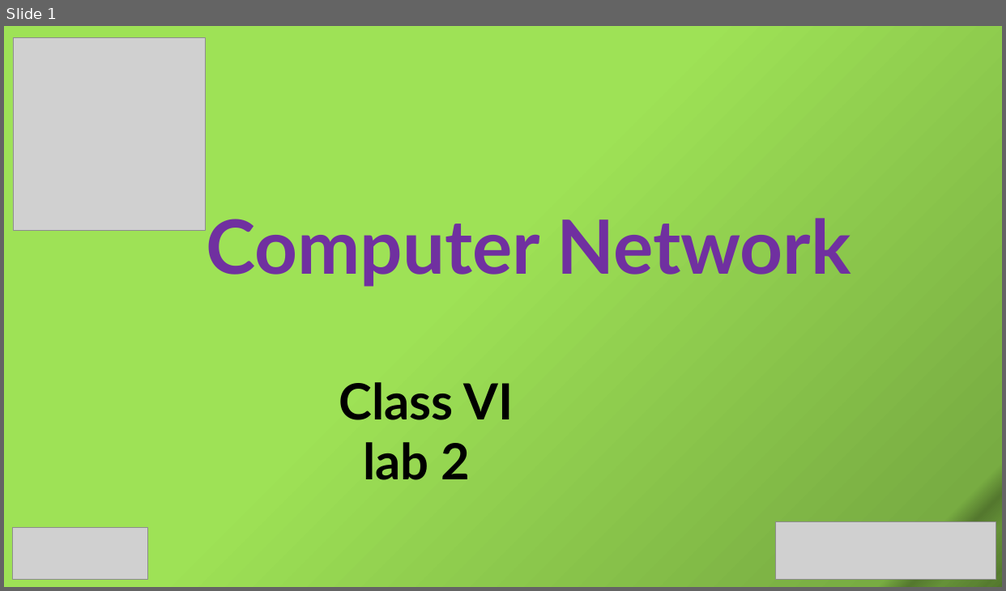
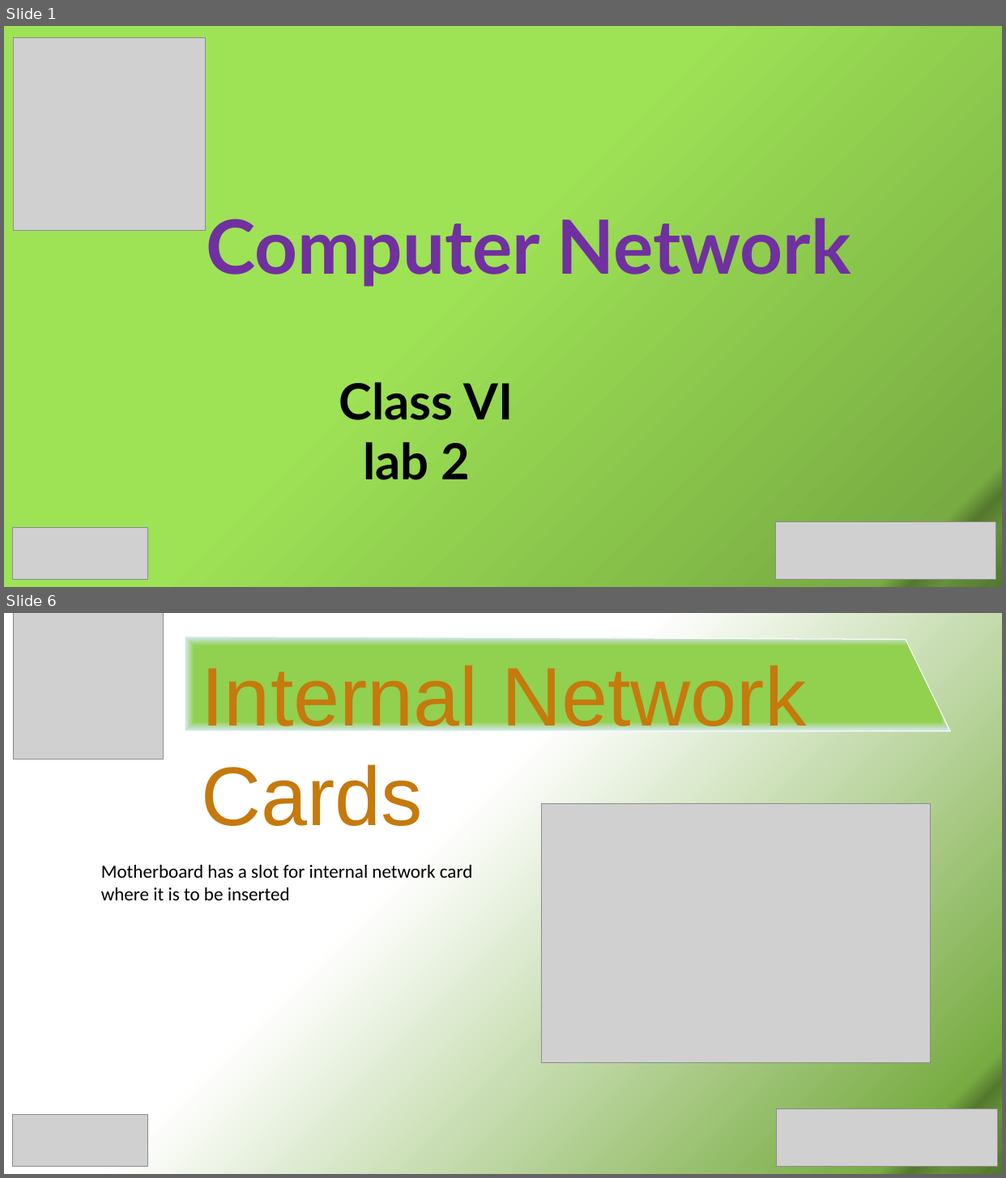
Before and after one commit to SabitDeepto/IIDP, a slide deck: class 6/networking (Lab 1 - 6)/Network 2/2. Presentation/2.pptx. Shown one above the other, each under a label of ours: slide 1 before the commit, slides 1 and 6 after it; the slides between them are not shown. The pictures are 1006x591 and 1006x1178 pixels, drawn with LibreOffice and Linux fonts; fonts in the diff are those of the drawing; grey boxes stand for pictures. Boxes give left, top, right and bottom in pixels: in the first picture for what was removed or moved away, otherwise in the second. Text is boxed around its words. In the diff, an @@ line names an element or a change of style, - is before the commit and + after.

```diff
--- a/class 6/networking (Lab 1 - 6)/Network 2/2. Presentation/2.pptx
+++ b/class 6/networking (Lab 1 - 6)/Network 2/2. Presentation/2.pptx
@@ slide 6 added at (x1=4, y1=613, x2=1002, y2=1174), background gradient #FFFFFF to #78AC42 to #54782E to #659138 to #5C8433 to #557A2F to #577D30 to #52762D @@
@@ picture added at (x1=13, y1=613, x2=164, y2=759) @@
@@ freeform shape added at (x1=185, y1=636, x2=950, y2=731), fill gradient #92D050 to #D8E9FA, outline #FFFFFF 1 pt @@
@@ text added at (x1=202, y1=666, x2=806, y2=826), 80 pt, text #C6790C @@
+Internal Network Cards
@@ picture added at (x1=542, y1=804, x2=930, y2=1063) @@
@@ text added at (x1=101, y1=865, x2=473, y2=901), 18 pt, text #000000 @@
+Motherboard has a slot for internal network card where it is to be inserted
@@ picture added at (x1=13, y1=1114, x2=147, y2=1166) @@
@@ picture added at (x1=777, y1=1110, x2=997, y2=1167) @@
```
Also in this commit, not shown: 6 other slides added, 1 slide removed, 43 other files.
